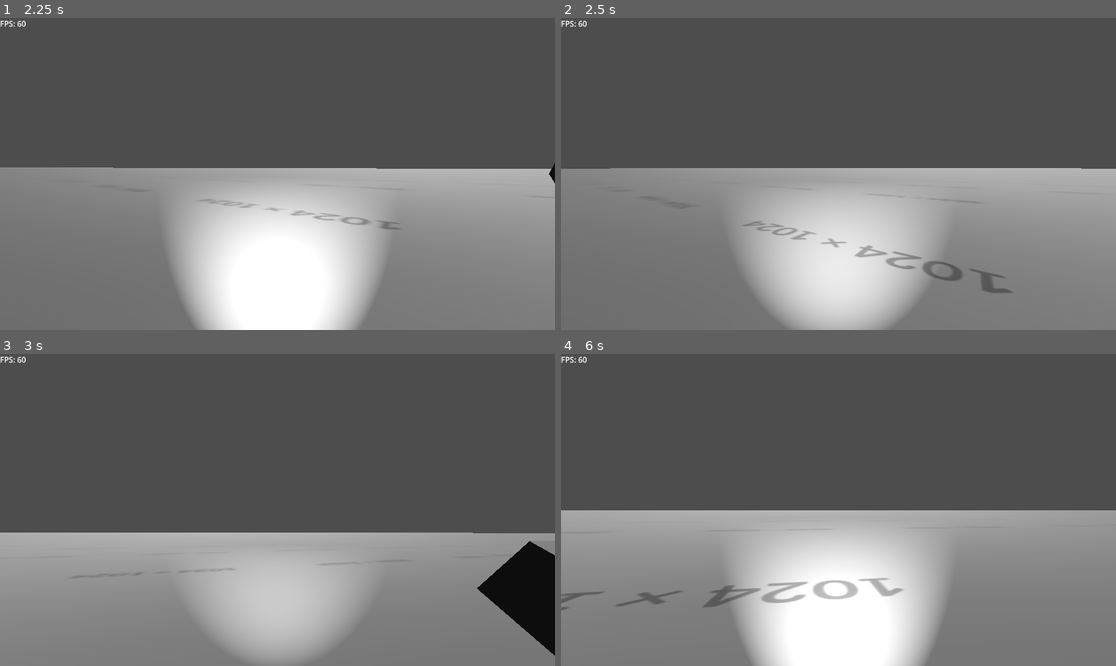
Above: before the commit, frames 1-4 (two rows, left to right).
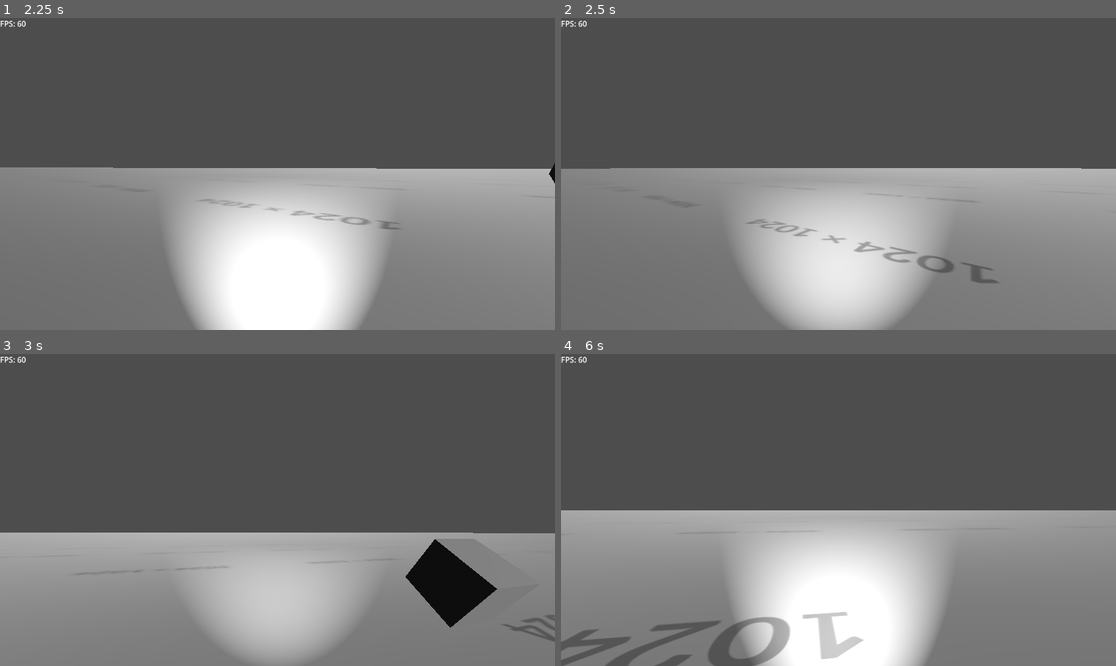
Above: after the commit, the same moments.

Repository: EpiclyRaspberry/Dodge-Onix-3D-Remaster
Game: Godot game, scene res://startemenu.tscn
The game is run twice, just before and just after one commit, with the same random seed, the same clock (stepped at 60 frames per second) and the same inputs.
Inputs (mouse positions are in pixels of both pictures, inside the frame that each line leads up to):
- Up to frame 1 (2.25 s): click "start" at 0.5 s; tap Enter (ui_accept) at 1.25, 1.52, 1.55, 1.82, 2.1 s; move the mouse to (399, 158) at 1.27 s; hold D (right) 1.28-2.03 s; hold Ctrl (crouch) 1.28-2.03 s; move the mouse to (249, 174) at 2.02 s; hold W (forward) from 2.03 s (still down)
- Up to frame 2 (2.5 s): keep holding W (forward); tap Enter (ui_accept) at 2.27 s; tap Ctrl (crouch) at 2.3 s
- Up to frame 3 (3 s): keep holding W (forward); tap Enter (ui_accept) at 2.57 s; move the mouse to (288, 503) at 2.77 s; hold Ctrl (crouch) from 2.78 s (still down)
- Up to frame 4 (6 s): keep holding W (forward); tap Enter (ui_accept) at 3.05, 3.77, 4.07, 5.27, 5.57 s; move the mouse to (832, 516) at 3.52 s; release Ctrl (crouch) at 3.53 s; tap Ctrl (crouch) at 3.6, 5.1 s; move the mouse to (877, 513) at 4.27 s; hold Enter (ui_accept) 4.28-5.03 s; move the mouse to (794, 506) at 5.02 s; move the mouse to (844, 510) at 5.77 s; hold Ctrl (crouch) from 5.78 s (still down)

Frame 1 is identical in both runs. In frame 2, 1.1% of the frame differs, in the area x 21-82%, y 60-89%; in frame 3, 5.1%, in the area x 13-100%, y 59-97%; in frame 4, 4.1%.

Commit message:
abh test #1839747863242387645

Diff:
--- a/player.gd
+++ b/player.gd
@@ -66,10 +66,7 @@
 	else:
 		$CollisionShape3D.scale.y = 1
 
-	# Handle Jump.
-	if Input.is_action_pressed("ui_accept") and is_on_floor():
-		velocity.y = JUMP_VELOCITY
-		ACCERATION = ACCERATION*1.3
+
 
 
 
@@ -90,7 +87,11 @@
 
 	#smoother attemp using sine wave
 
-
+	# Handle Jump.
+	if Input.is_action_pressed("ui_accept") and is_on_floor():
+		velocity.y = JUMP_VELOCITY
+		if velocity.z > 0 and Input.is_action_pressed("crouch"):
+			ACCERATION = ACCERATION*1.3
 
 	if direction:
 		if ACCERATION < 1.05:
@@ -106,8 +107,10 @@
 			velocity.x = velocity.x/1.05
 			velocity.z = velocity.z/1.05
 
-		if ACCERATION > 0:
+		if ACCERATION > 0 and not isgrounded:
 			ACCERATION -= 0.05
+		elif ACCERATION > 0 and isgrounded:
+			ACCERATION -= .4
 #		var vec = rotate_vec(Vector2(ACCERATION,0),neck.rotation_degrees.y)
 #		print(vec)
 #		velocity = velocity - Vector3(-vec.x,0,-vec.y)
